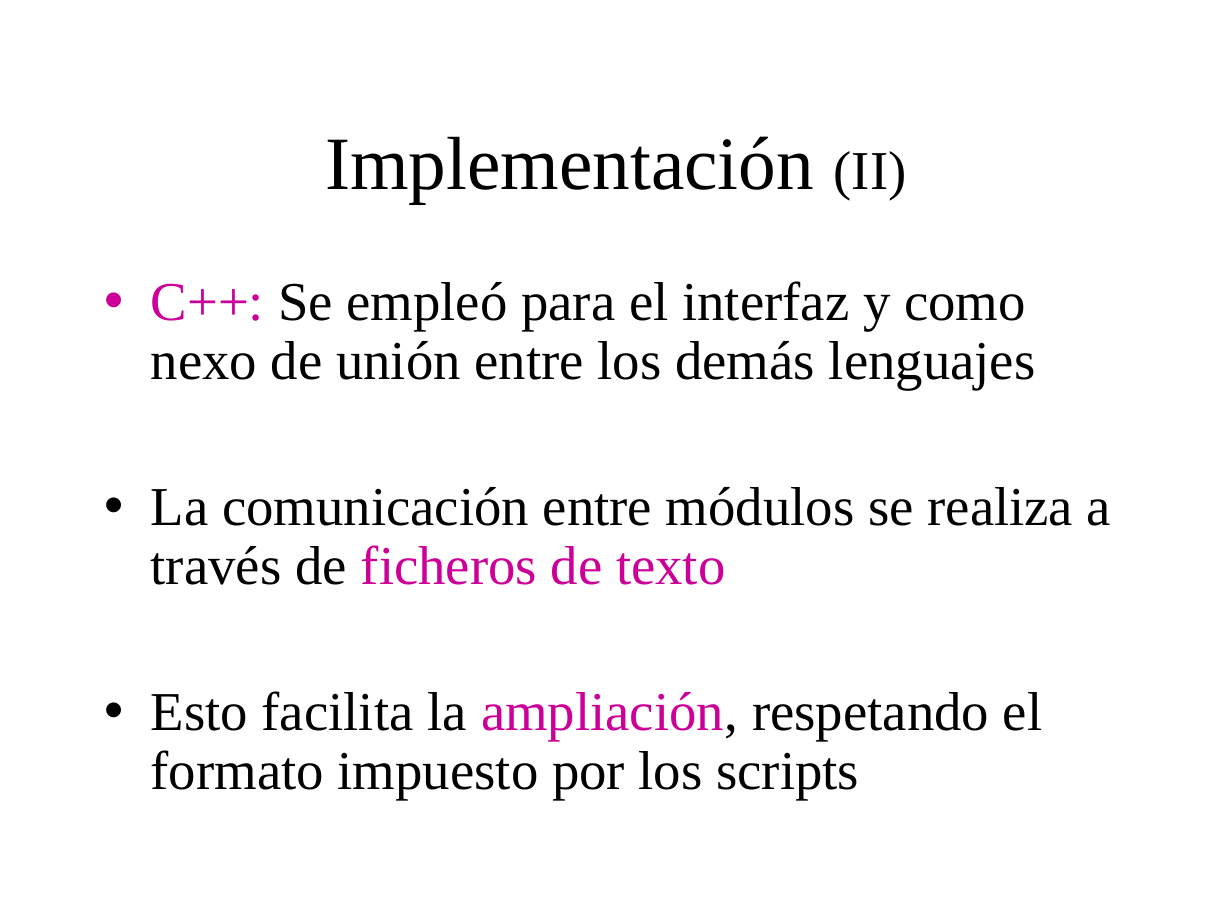
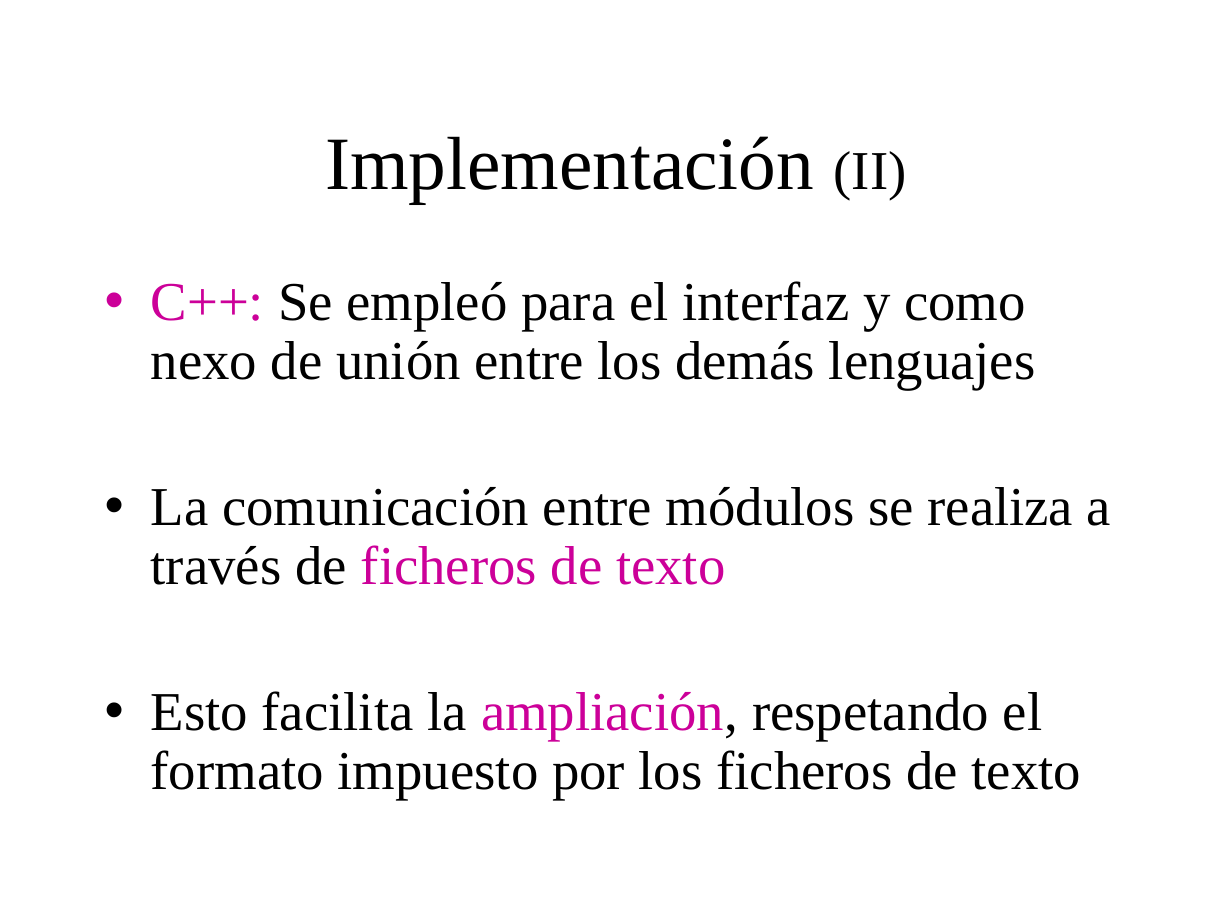
Before and after one commit to BackupTheBerlios/genaro, a slide deck: slide 30 of Documentos/MemoriaSSII/presentacion_proyecto2.ppt. Drawn at 1232x924 pixels with LibreOffice and Linux fonts; fonts in the diff are those of the drawing; background and template pictures are left out. Boxes give left, top, right and bottom in pixels: in the first picture for what was removed or moved away, otherwise in the second. Text is boxed around its words. In the diff, an @@ line names an element or a change of style, - is before the commit and + after.

```diff
--- a/Documentos/MemoriaSSII/presentacion_proyecto2.ppt
+++ b/Documentos/MemoriaSSII/presentacion_proyecto2.ppt
@@ text at (x1=151, y1=691, x2=1081, y2=800): text changed @@
-• Esto facilita la ampliación, respetando el formato impuesto por los scripts
+• Esto facilita la ampliación, respetando el formato impuesto por los ficheros de texto
```
Also in this commit, not shown: 9 other slides changed.
